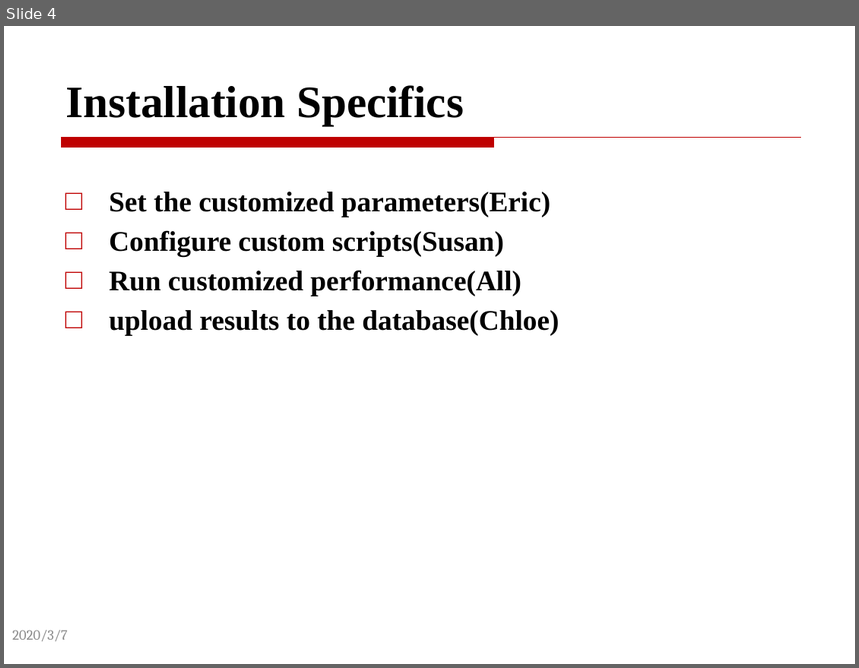
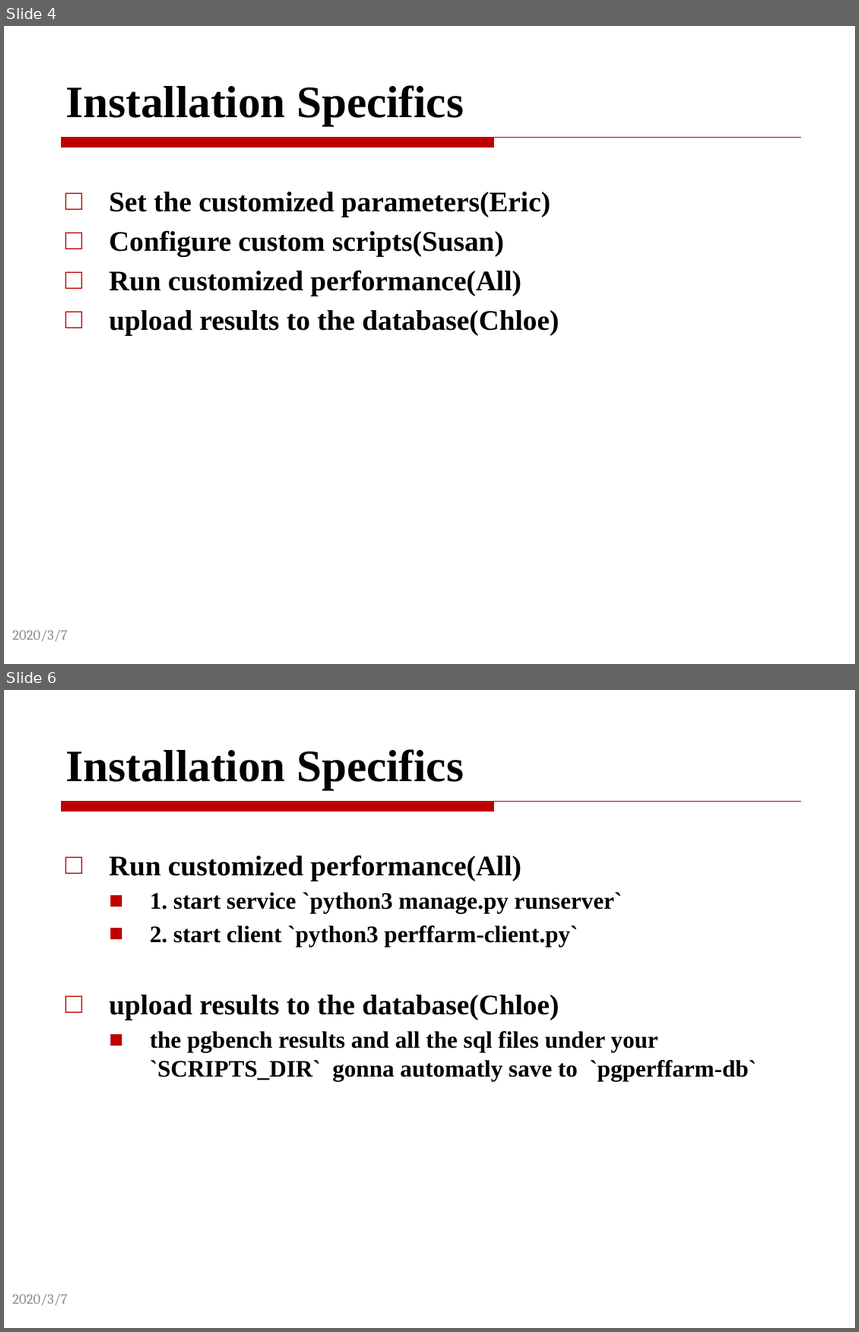
Before and after one commit to JonStark3123/django-postgres-stack, a slide deck: presentation.pptx. Shown one above the other, each under a label of ours: slide 4 before the commit, slides 4 and 6 after it; the slides between them are not shown. The pictures are 859x668 and 859x1332 pixels, drawn with LibreOffice and Linux fonts; fonts in the diff are those of the drawing. Boxes give left, top, right and bottom in pixels: in the first picture for what was removed or moved away, otherwise in the second. Text is boxed around its words. In the diff, an @@ line names an element or a change of style, - is before the commit and + after.

```diff
--- a/presentation.pptx
+++ b/presentation.pptx
@@ slide 6 added at (4, 690, 855, 1328), background #FFFFFF; not listed: 1 template element that a slide beside it also shows @@
@@ title added at (66, 749, 464, 790), 38 pt, text #000000, bold @@
+Installation Specifics
@@ text added at (109, 855, 757, 1081), 20 pt, text #000000, bold @@
+□ Run customized performance(All)
+  ■ 1. start service `python3 manage.py runserver`
+  ■ 2. start client `python3 perffarm-client.py`
+□ upload results to the database(Chloe)
+  ■ the pgbench results and all the sql files under your `SCRIPTS_DIR` gonna automatly save to `pgperffarm-db`
@@ text added at (12, 1294, 67, 1306), 12 pt, text #8C8C8C @@
+2020/3/7
```
Also in this commit, not shown: 5 slides changed, 6 other slides added, 1 other file.
